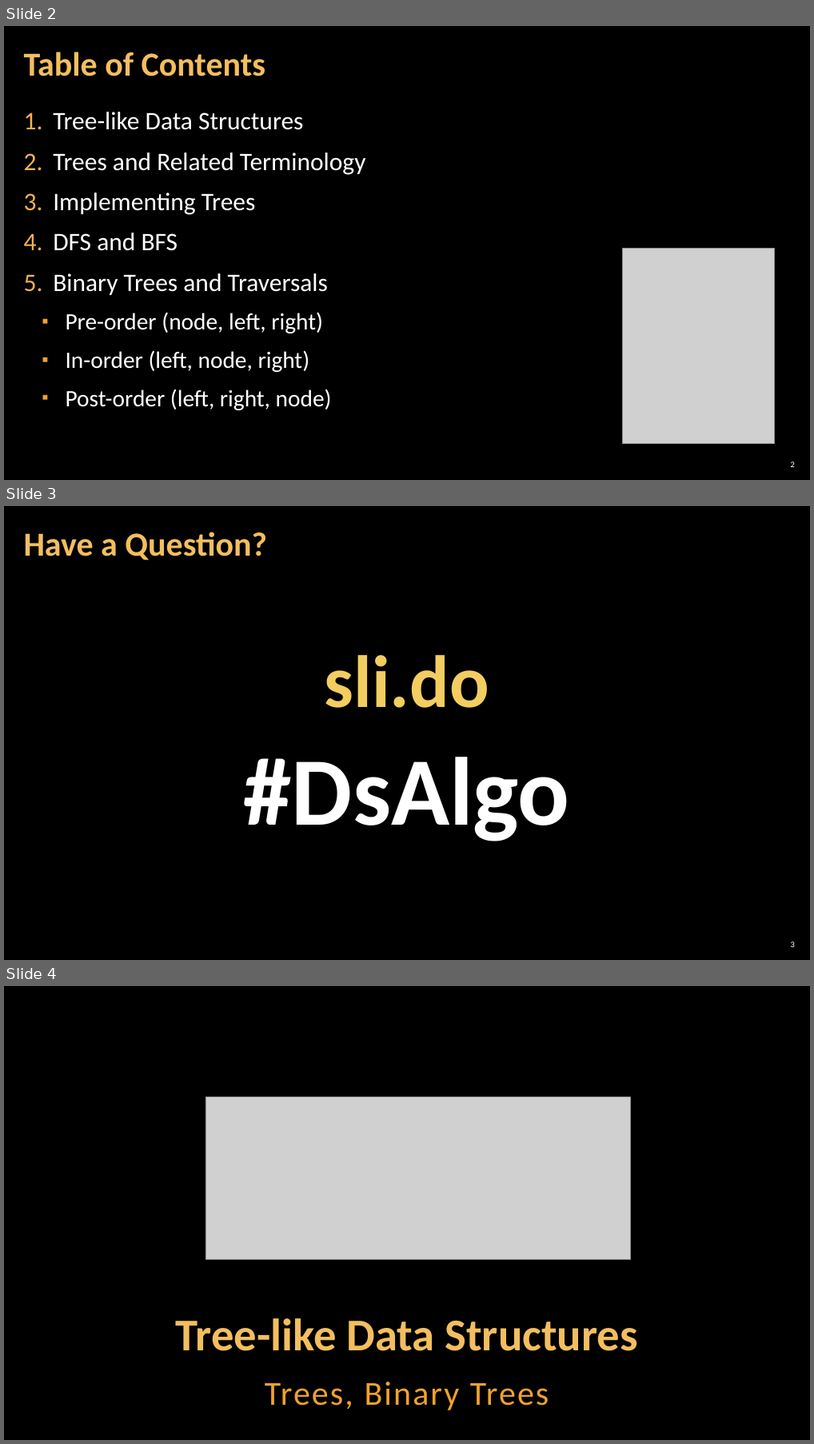
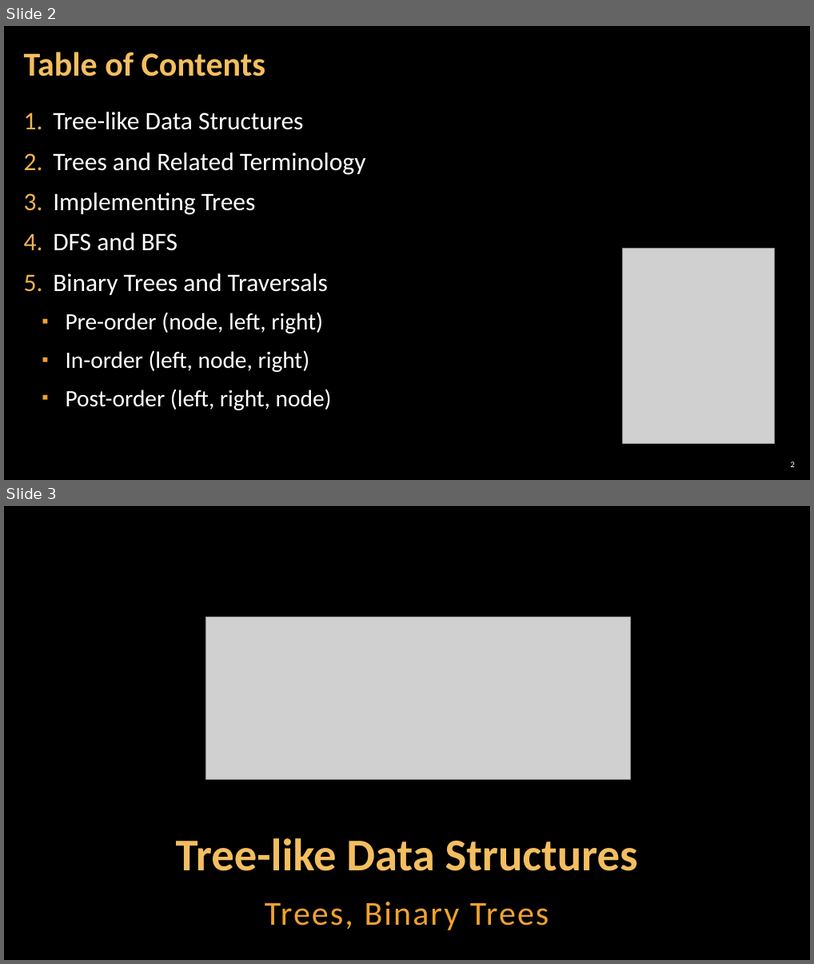
Before and after one commit to astambi/Data-Structures, a slide deck: 00-Resources/03. Data-Structures-Basic-Trees.pptx. Shown one above the other, each under a label of ours: slides 2, 3 and 4 before the commit, slides 2 and 3 after it. The pictures are 814x1444 and 814x964 pixels, drawn with LibreOffice and Linux fonts; fonts in the diff are those of the drawing; grey boxes stand for pictures; background and template pictures are left out. Boxes give left, top, right and bottom in pixels: in the first picture for what was removed or moved away, otherwise in the second. Text is boxed around its words. In the diff, an @@ line names an element or a change of style, - is before the commit and + after.

```diff
--- a/00-Resources/03. Data-Structures-Basic-Trees.pptx
+++ b/00-Resources/03. Data-Structures-Basic-Trees.pptx
@@ slide 3 removed at [4, 506, 810, 960], background picture (left out) @@
@@ title removed at [24, 532, 267, 560] @@
-Have a Question?
@@ text removed at [244, 655, 570, 841] @@
-sli.do
-#DsAlgo
@@ page number removed at [791, 941, 795, 947] @@
-3
@@ what was slide 4 is now slide 3 @@
```
Also in this commit, not shown: 1 slide changed, 3 other slides removed.
